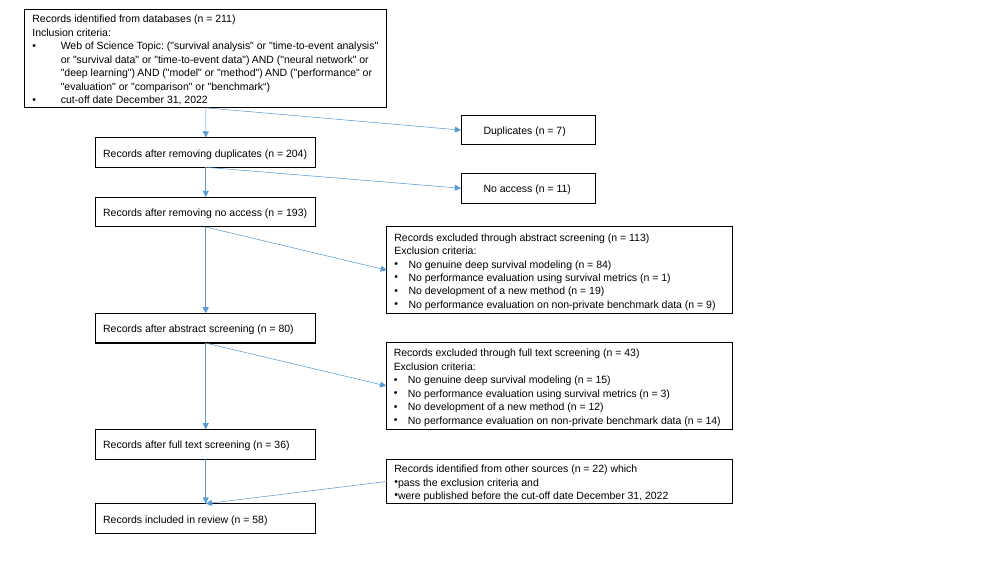
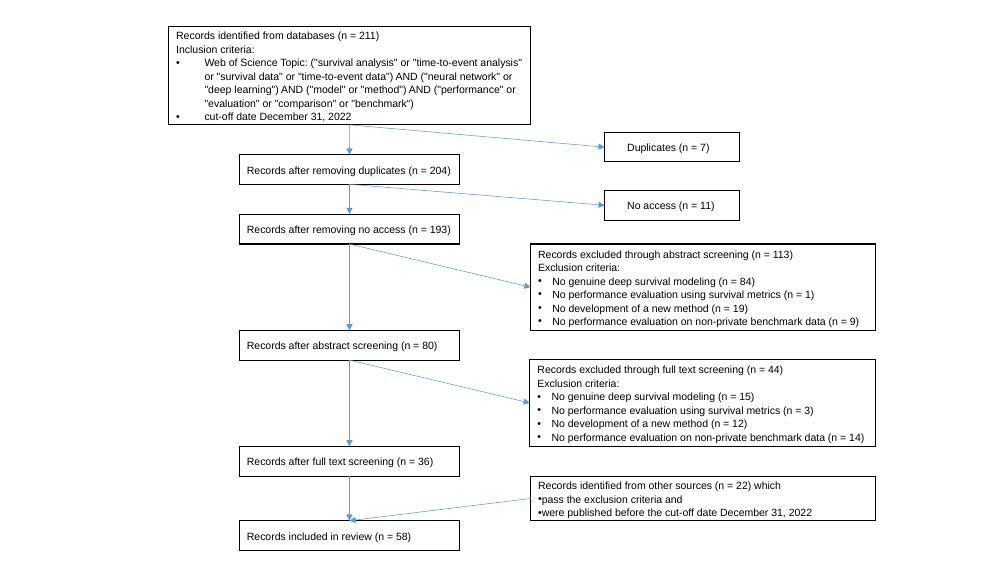
Before and after one commit to survival-org/DL4Survival, a slide deck: slide 1 of results/diagrams.pptx. Drawn at 1008x567 pixels with LibreOffice and Linux fonts; fonts in the diff are those of the drawing. Boxes give left, top, right and bottom in pixels: in the first picture for what was removed or moved away, otherwise in the second. Text is boxed around its words. In the diff, an @@ line names an element or a change of style, - is before the commit and + after.

```diff
--- a/results/diagrams.pptx
+++ b/results/diagrams.pptx
@@ 2 arrows, 1 rectangle: place and size @@
-2 arrows, 1 rectangle at [206,167,596,203]
+2 arrows, 1 rectangle at [349,185,740,220]
@@ 10 rectangles, 8 arrows: place and size @@
-10 rectangles, 8 arrows at [25,10,733,533]
+10 rectangles, 8 arrows at [169,26,876,551]
@@ text in rectangle at [537,365,783,375]: text changed @@
-Records excluded through full text screening (n = 43)
+Records excluded through full text screening (n = 44)
```
Also in this commit, not shown: 2 slides removed, 7 other files.
